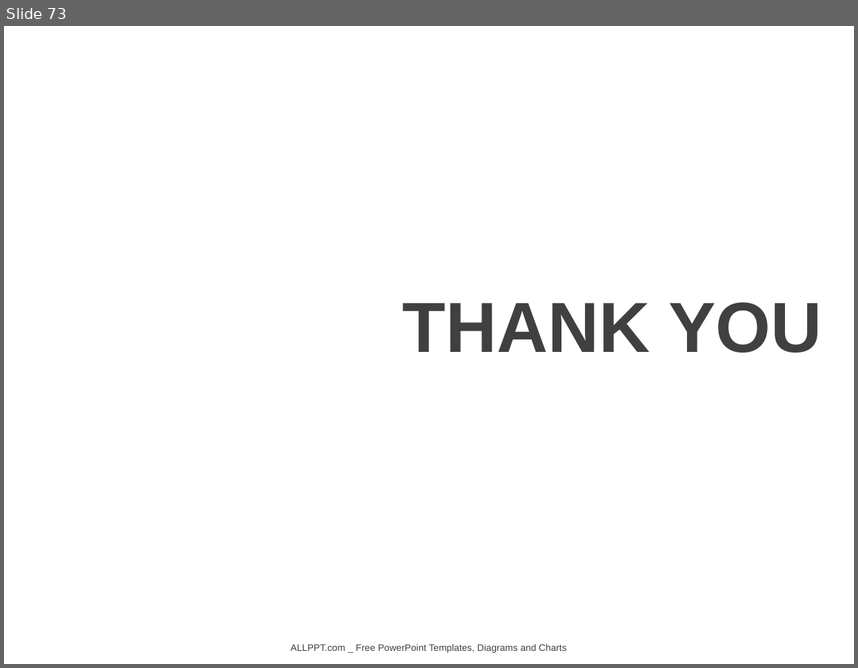
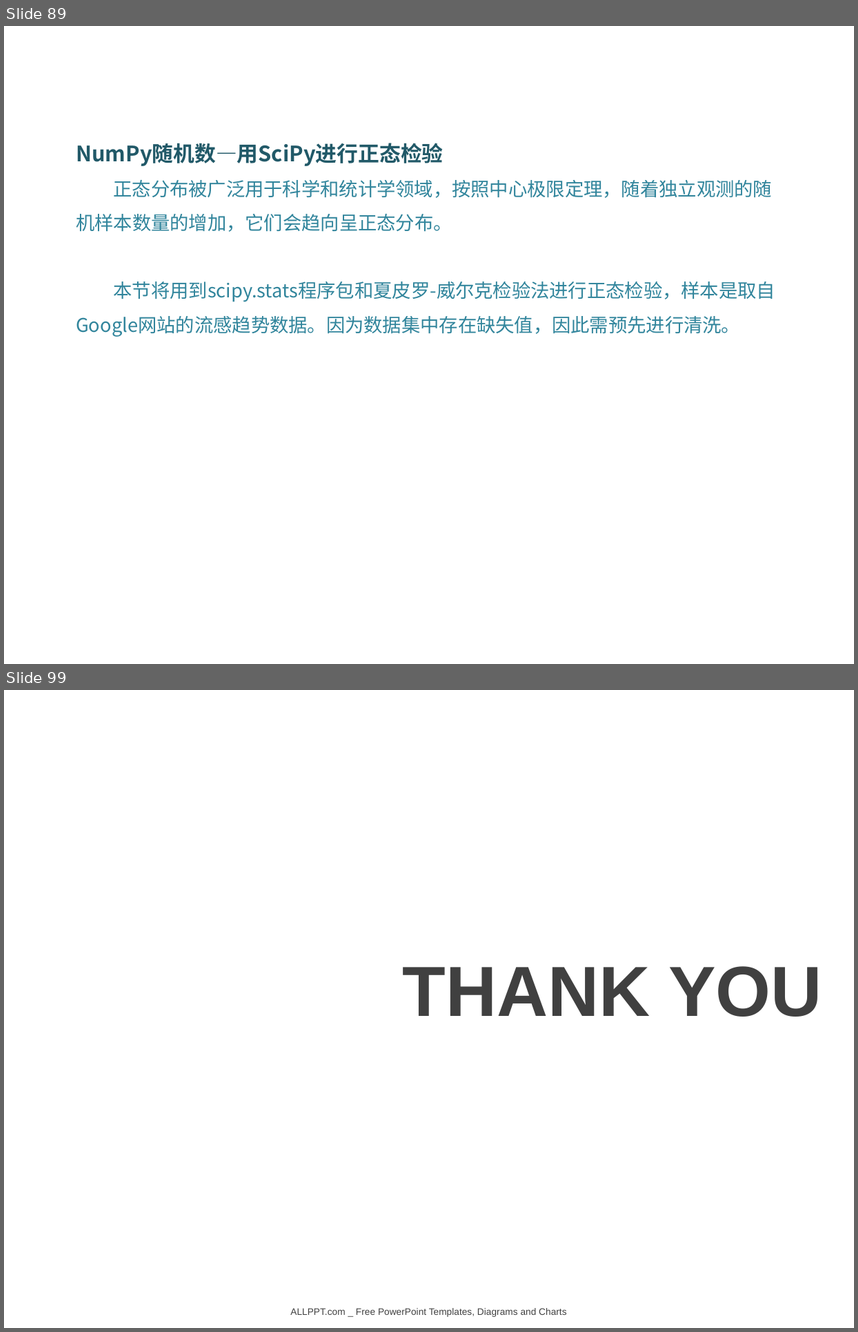
Before and after one commit to DataScienceCoding/Python-Data-Analysis, a slide deck: Python-Data-Analysis.pptx. Shown one above the other, each under a label of ours: slide 73 before the commit, slides 89 and 99 after it; the slides between them are not shown. The pictures are 858x668 and 858x1332 pixels, drawn with LibreOffice and Linux fonts; fonts in the diff are those of the drawing; background and template pictures are left out. Boxes give left, top, right and bottom in pixels: in the first picture for what was removed or moved away, otherwise in the second. Text is boxed around its words. In the diff, an @@ line names an element or a change of style, - is before the commit and + after.

```diff
--- a/Python-Data-Analysis.pptx
+++ b/Python-Data-Analysis.pptx
@@ slide 89 added at <box>4,26,854,664</box>, background picture (left out) @@
@@ text added at <box>76,143,776,336</box>, 16 pt, text #31859C @@
+NumPy随机数—用SciPy进行正态检验
+正态分布被广泛用于科学和统计学领域，按照中心极限定理，随着独立观测的随机样本数量的增加，它们会趋向呈正态分布。
+本节将用到scipy.stats程序包和夏皮罗-威尔克检验法进行正态检验，样本是取自Google网站的流感趋势数据。因为数据集中存在缺失值，因此需预先进行清洗。
@@ what was slide 73 is now slide 99 @@
```
Also in this commit, not shown: 25 other slides added, 6 other files.
